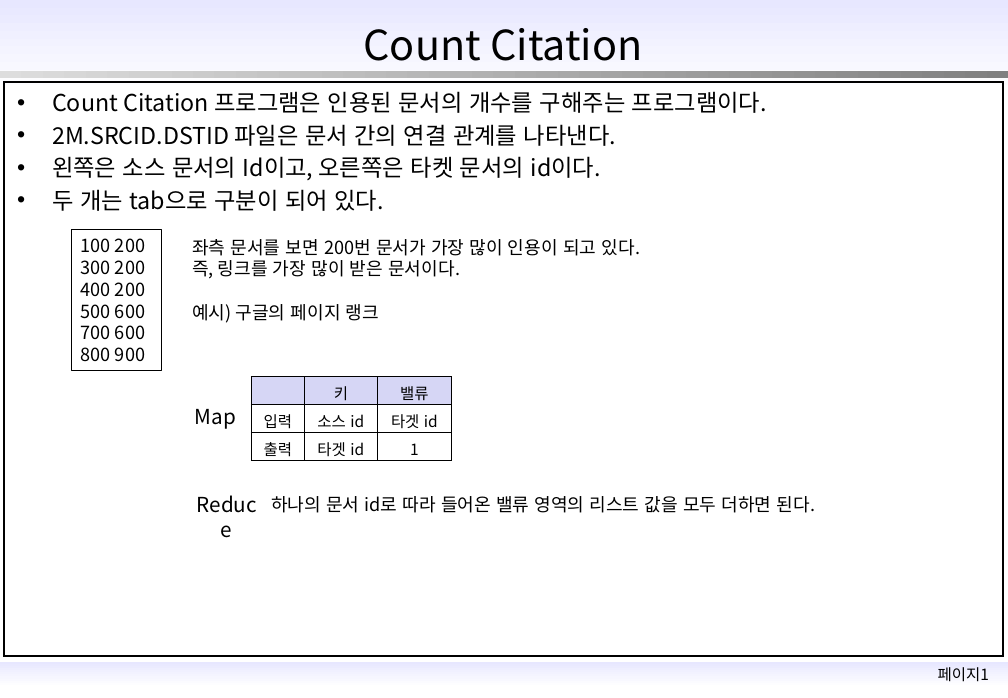
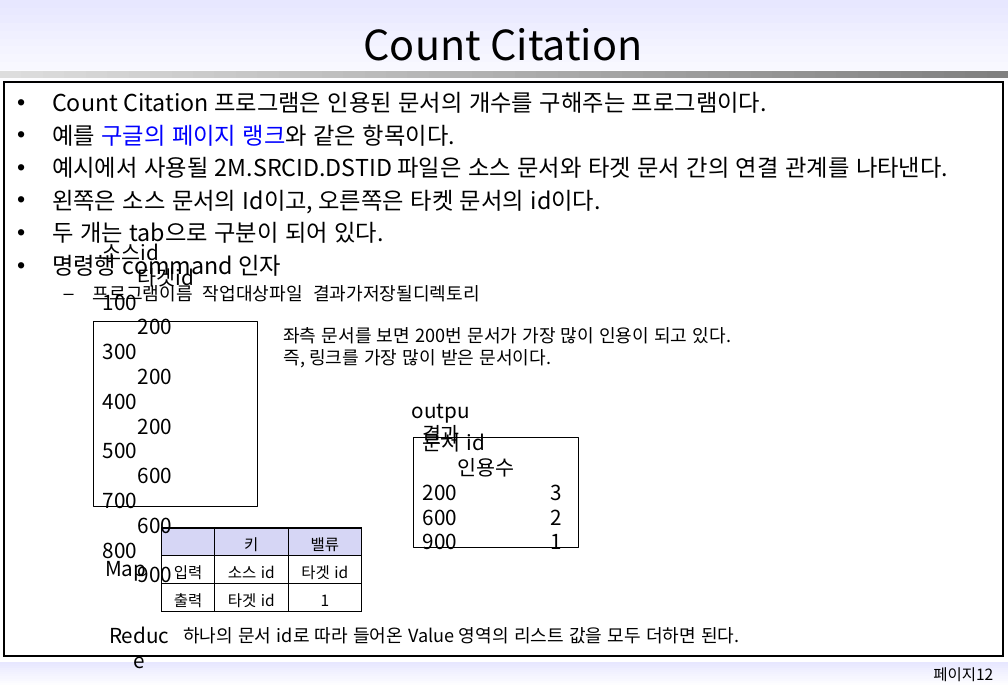
Before and after one commit to vt0311/acorn_hadoop, a slide deck: slide 12 of 맵리듀스.pptx (slide 1 before the commit). Drawn at 1008x698 pixels with LibreOffice and Linux fonts; fonts in the diff are those of the drawing; background and template pictures are left out. Boxes give left, top, right and bottom in pixels: in the first picture for what was removed or moved away, otherwise in the second. Text is boxed around its words. In the diff, an @@ line names an element or a change of style, - is before the commit and + after.

```diff
--- a/맵리듀스.pptx
+++ b/맵리듀스.pptx
@@ text at [52, 124, 948, 178]: text changed @@
-• 2M.SRCID.DSTID 파일은 문서 간의 연결 관계를 나타낸다.
+• 예를 구글의 페이지 랭크와 같은 항목이다.
+• 예시에서 사용될 2M.SRCID.DSTID 파일은 소스 문서와 타겟 문서 간의 연결 관계를 나타낸다.
@@ rectangle "소스id 타겟id": place and size @@
-rectangle "소스id 타겟id" at [72, 230, 161, 370]
+rectangle "소스id 타겟id" at [93, 321, 257, 506]
@@ text in rectangle at [103, 239, 194, 290]: paragraph added @@
+소스id 타겟id
@@ text at [52, 250, 480, 306]: paragraphs added @@
+• 명령행 command 인자
+  – 프로그램이름 작업대상파일 결과가저장될디렉토리
@@ text in rectangle at [103, 289, 172, 588]: size 14 to 16 pt in "100 200", "300 200", "400 200", "500 600" and 2 more places @@
@@ text at [192, 304, 379, 323]: paragraph removed @@
-예시) 구글의 페이지 랭크
@@ text "좌측 문서를 보면 200번 문서가 ...": place and size @@
-text "좌측 문서를 보면 200번 문서가 ..." at [192, 239, 640, 323]
+text "좌측 문서를 보면 200번 문서가 ..." at [283, 327, 732, 368]
@@ text added at [412, 403, 470, 448], 16 pt, text #000000 @@
+outpu 결과
@@ rectangle added at [414, 437, 578, 547], outline #000000 0.25 pt, 16 pt, text #000000 @@
+문서 id 인용수
+200 3
+600 2
+900 1
@@ table: place and size @@
-table at [251, 377, 451, 461]
+table at [162, 528, 362, 612]
@@ text "Map" rewrapped from [195, 409, 236, 429] to [105, 555, 146, 581] @@
@@ text "Reduce": place and size @@
-text "Reduce" at [183, 487, 269, 521]
+text "Reduce" at [96, 619, 181, 653]
@@ text at [183, 627, 740, 644]: text changed @@
-하나의 문서 id로 따라 들어온 밸류 영역의 리스트 값을 모두 더하면 된다.
+하나의 문서 id로 따라 들어온 Value 영역의 리스트 값을 모두 더하면 된다.
@@ text at [933, 667, 993, 682]: text changed @@
-페이지1
+페이지12
```
Also in this commit, not shown: 1 other slide changed, 8 slides added, 1 other file.
